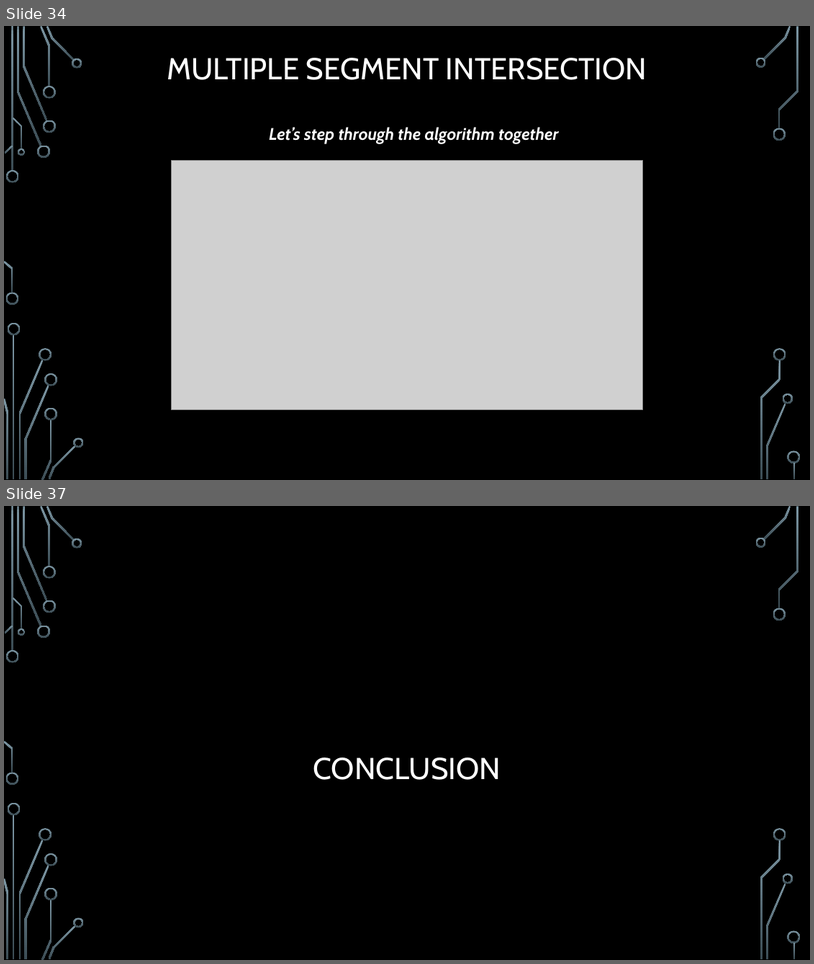
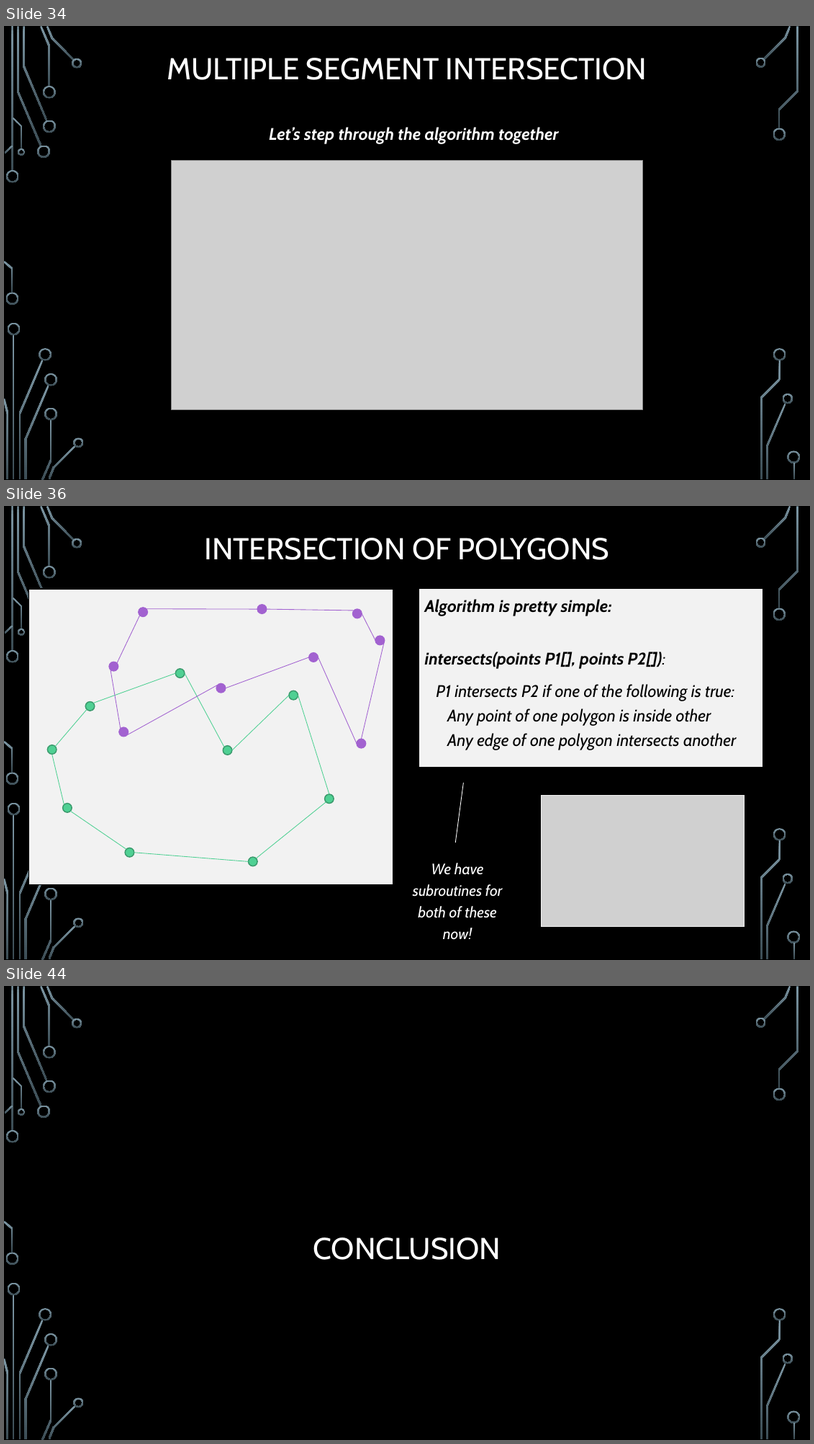
Before and after one commit to janiceeguo/advAlgo, a slide deck: slides/ComputationalGeom-part1-Intersections.pptx. Shown one above the other, each under a label of ours: slides 34 and 37 before the commit, slides 34, 36 and 44 after it; the slides between them are not shown. The pictures are 814x964 and 814x1444 pixels, drawn with LibreOffice and Linux fonts; fonts in the diff are those of the drawing; grey boxes stand for pictures; background and template pictures are left out. Boxes give left, top, right and bottom in pixels: in the first picture for what was removed or moved away, otherwise in the second. Text is boxed around its words. In the diff, an @@ line names an element or a change of style, - is before the commit and + after.

```diff
--- a/slides/ComputationalGeom-part1-Intersections.pptx
+++ b/slides/ComputationalGeom-part1-Intersections.pptx
@@ slide 36 added at [4, 506, 810, 960], background picture (left out); not listed: 32 template elements that a slide beside it also shows @@
@@ title added at [204, 538, 610, 560], 36 pt, text #FFFFFF @@
+INTERSECTION OF POLYGONS
@@ rectangle added at [419, 588, 763, 767], fill #F2F2F2, outline #000000 0.75 pt, 20 pt, text #000000, italic @@
+Algorithm is pretty simple:
+intersects(points P1[], points P2[]):
+P1 intersects P2 if one of the following is true:
+Any point of one polygon is inside other
+Any edge of one polygon intersects another
@@ group added at [28, 589, 394, 885]: 18 ellipses, 18 lines, 1 rectangle @@
@@ line added from (464, 782) to (456, 842), #FFFFFF 0.75 pt @@
@@ picture added at [542, 795, 745, 926] @@
@@ text added at [413, 862, 502, 939], 18 pt, text #FFFFFF, italic @@
+We have subroutines for both of these now!
@@ what was slide 37 is now slide 44 @@
```
Also in this commit, not shown: 2 slides changed, 8 other slides added, 1 slide removed, 2 other files.
